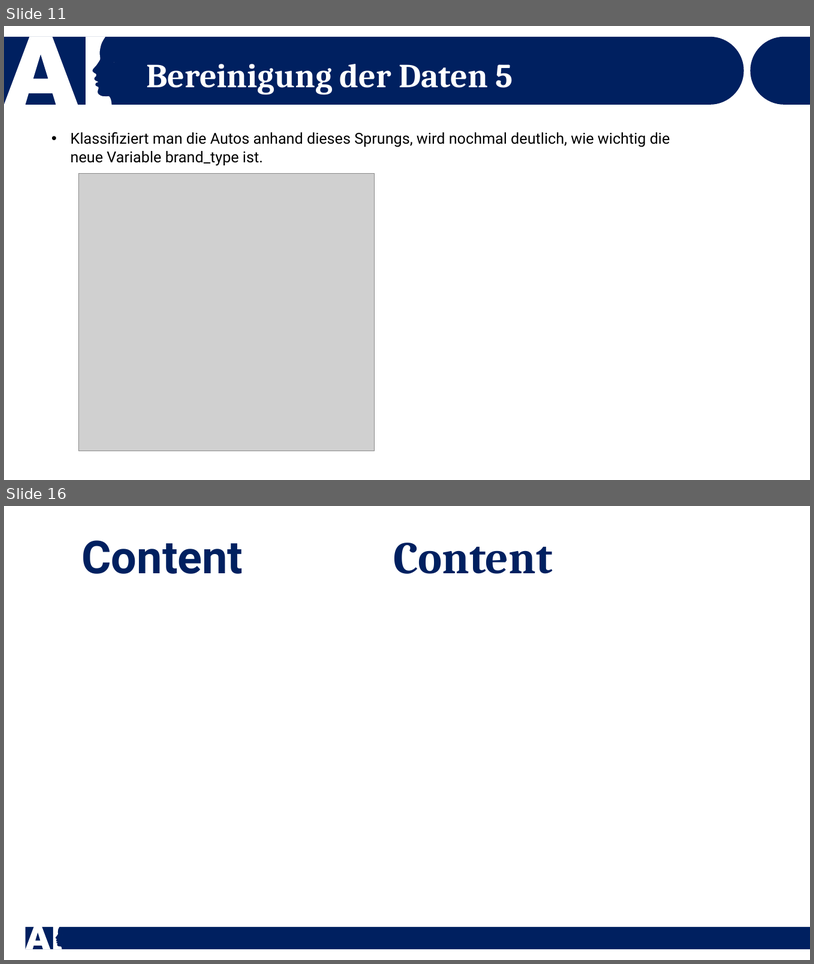
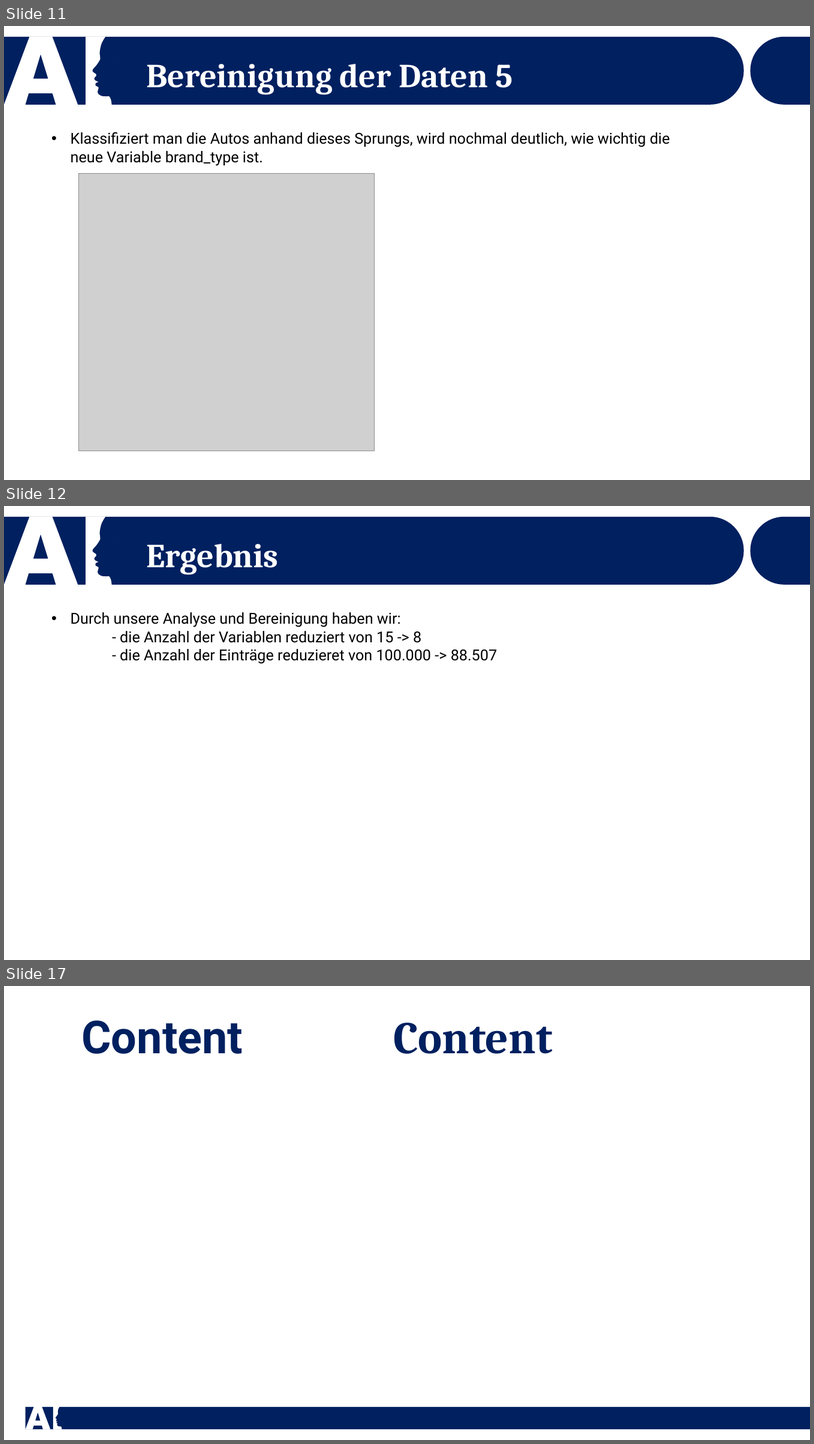
Before and after one commit to Dewin154/Projekt_Machine_Learning, a slide deck: Präsentation_Vorlage.pptx. Shown one above the other, each under a label of ours: slides 11 and 16 before the commit, slides 11, 12 and 17 after it; the slides between them are not shown. The pictures are 814x964 and 814x1444 pixels, drawn with LibreOffice and Linux fonts; fonts in the diff are those of the drawing; grey boxes stand for pictures. Boxes give left, top, right and bottom in pixels: in the first picture for what was removed or moved away, otherwise in the second. Text is boxed around its words. In the diff, an @@ line names an element or a change of style, - is before the commit and + after.

```diff
--- a/Präsentation_Vorlage.pptx
+++ b/Präsentation_Vorlage.pptx
@@ slide 12 added at (x1=4, y1=506, x2=810, y2=960), background #FFFFFF; not listed: 3 template elements that a slide beside it also shows @@
@@ text added at (x1=146, y1=544, x2=278, y2=575), 40 pt, text #FFFFFF, bold @@
+Ergebnis
@@ text added at (x1=71, y1=612, x2=497, y2=664), 18 pt, text #000000 @@
+• Durch unsere Analyse und Bereinigung haben wir:
+- die Anzahl der Variablen reduziert von 15 -> 8
+- die Anzahl der Einträge reduzieret von 100.000 -> 88.507
@@ what was slide 16 is now slide 17 @@
```
Also in this commit, not shown: 2 slides changed, 1 other slide added, 1 slide removed.
